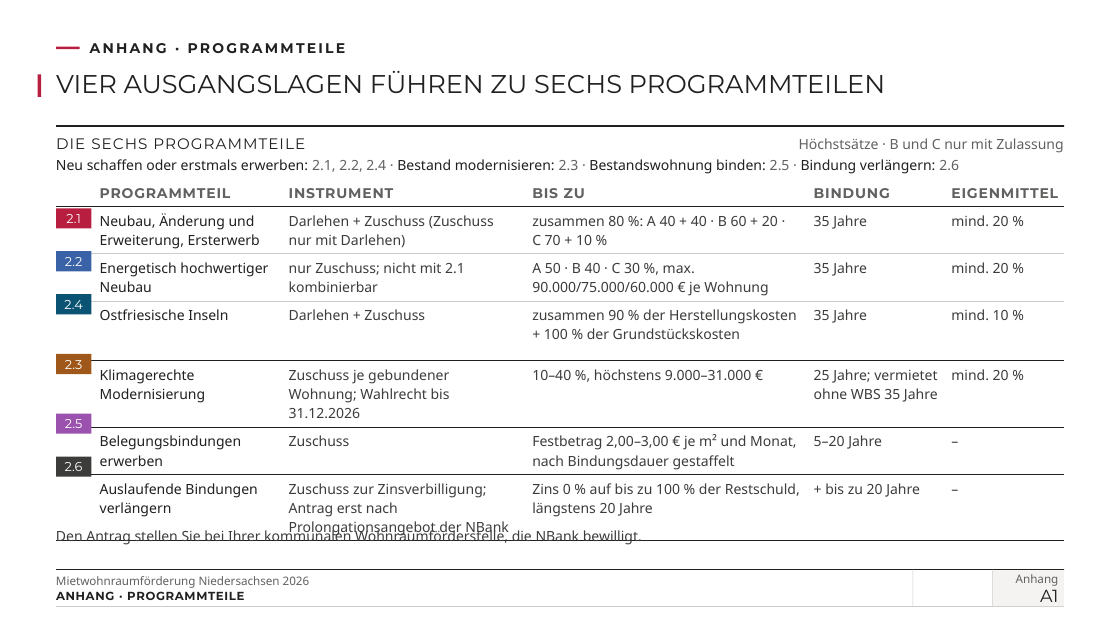
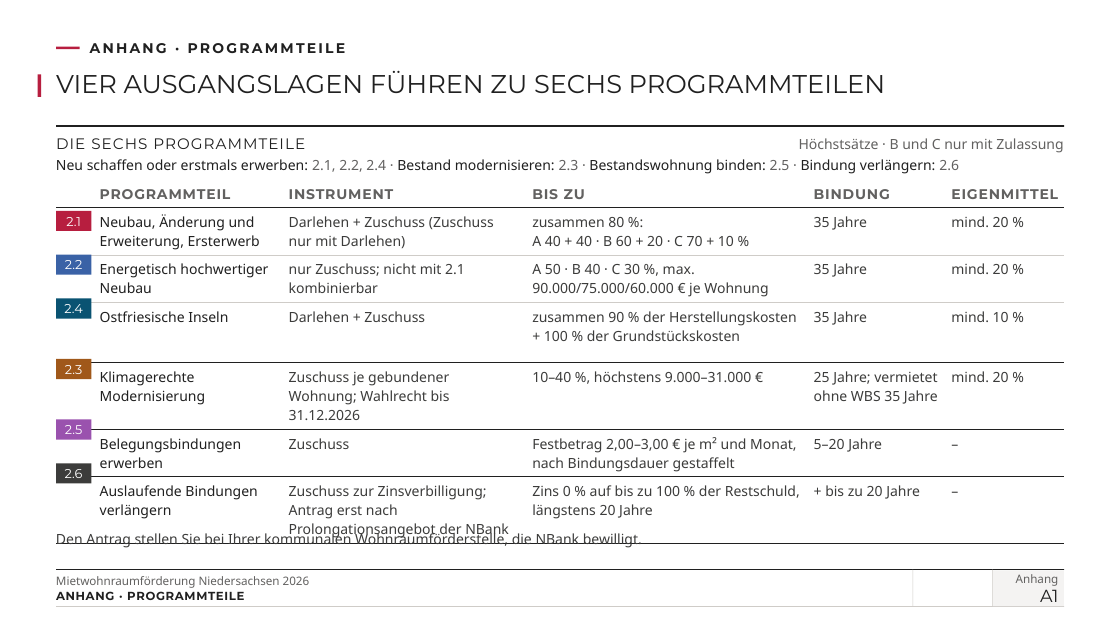
Before and after one commit to vgedaschko/NBank, a slide deck: slide 20 of praesentation/dist/PGN-Mietwohnraumfoerderung-Niedersachsen-2026-Vortrag.pptx. Drawn at 1120x630 pixels with LibreOffice and Linux fonts; fonts in the diff are those of the drawing; background and template pictures are left out. Boxes give left, top, right and bottom in pixels: in the first picture for what was removed or moved away, otherwise in the second. Text is boxed around its words. In the diff, an @@ line names an element or a change of style, - is before the commit and + after.

```diff
--- a/praesentation/dist/PGN-Mietwohnraumfoerderung-Niedersachsen-2026-Vortrag.pptx
+++ b/praesentation/dist/PGN-Mietwohnraumfoerderung-Niedersachsen-2026-Vortrag.pptx
@@ table at (56,180,1065,543) @@
-row 2, column 4: zusammen 80 %: A 40 + 40 · B 60 + 20 · C 70 + 10 %
+row 2, column 4: zusammen 80 %: / A 40 + 40 · B 60 + 20 · C 70 + 10 %
@@ 5 rectangles: place and size @@
-5 rectangles at (56,251,92,477)
+5 rectangles at (56,255,92,484)
```
Also in this commit, not shown: 24 other slides changed, 43 other files.
